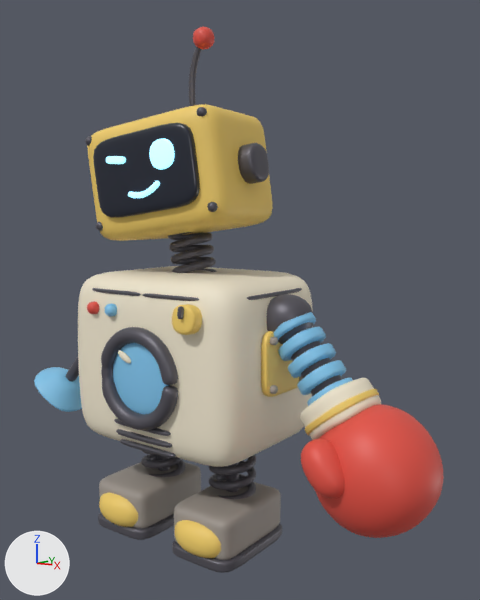
Renders of the Blender file art/characters/bonk3000/bonk3000.blend from each side of a commit.
Before and after are seen from a 50 mm lens placed at (1.566, -1.861, 1.187), pointed at (0.098, 0.144, 0.867). The lights are fixed; the arrows at lower left show +X, +Y and +Z. The picture after the commit comes second.

In view in the first picture: 'BK_Arm_L', 'BK_Foot_L', 'BK_Foot_R', 'BK_Hand_L', 'BK_Hand_R', 'BK_Head', 'BK_Leg_L', 'BK_Leg_R', 'BK_Torso'.
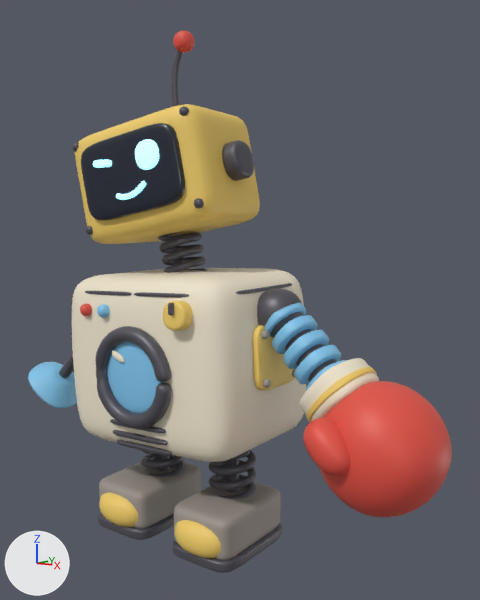
Where the change shows, as pixel boxes (x1, y1, x2, y2) in the pictures (480 x 600 px):
'BK_Torso', moved, turned
    before: (78, 266, 313, 467)
    after: (72, 268, 306, 462)
'BK_Head', moved, turned
    before: (85, 27, 273, 273)
    after: (72, 30, 260, 273)
'BK_Hand_L', moved, turned
    before: (300, 378, 444, 538)
    after: (300, 358, 452, 518)
'BK_Arm_L', moved, turned
    before: (267, 294, 353, 406)
    after: (257, 288, 346, 391)
'BK_Hand_R', moved, turned
    before: (34, 356, 82, 412)
    after: (28, 354, 77, 408)

What the commit changed:
Object 'BK_Torso' (ob_bk_torso) moves from (0.0, 0.0, 0.36) to (-0.0158, 0.0, 0.36).
Object 'BK_Torso' (ob_bk_torso) turns from (0, 0, 0) to (0, -2.5, 0) degrees about x, y and z.
Object 'BK_Head' (ob_bk_head) turns from (0, -8, 7) to (0, -8.7, 7) degrees about x, y and z.
Object 'BK_Arm_L' (ob_bk_arm_l) turns from (0, 0, 0) to (-3, -6.8, 0.4) degrees about x, y and z.
Object 'BK_Arm_R' (ob_bk_arm_r) turns from (0, 0, 0) to (2.7, 6.8, 0.3) degrees about x, y and z.
